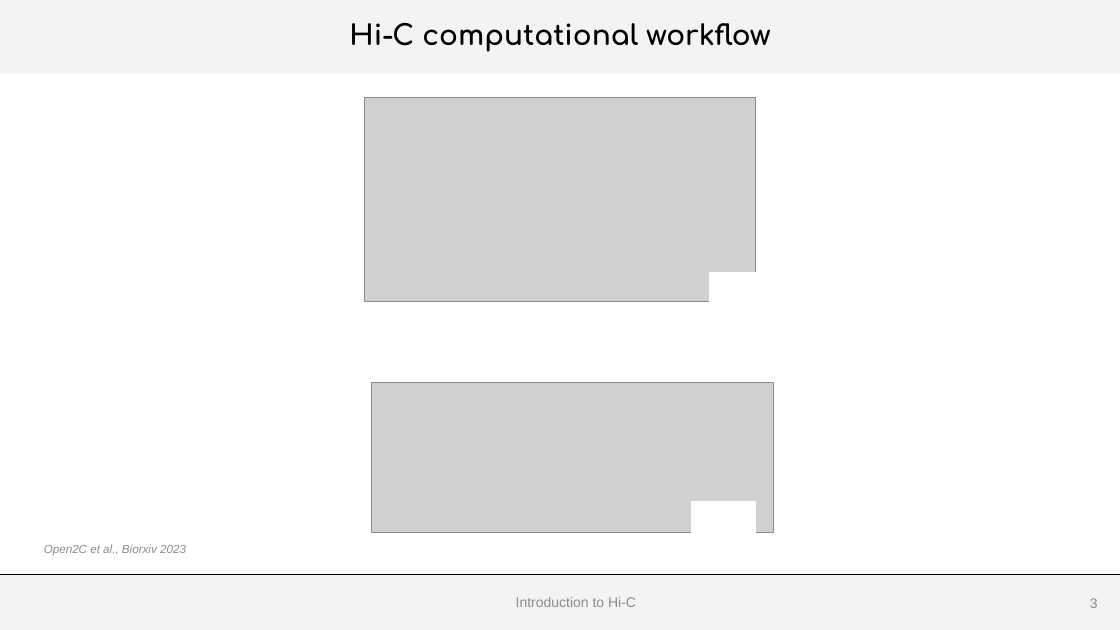
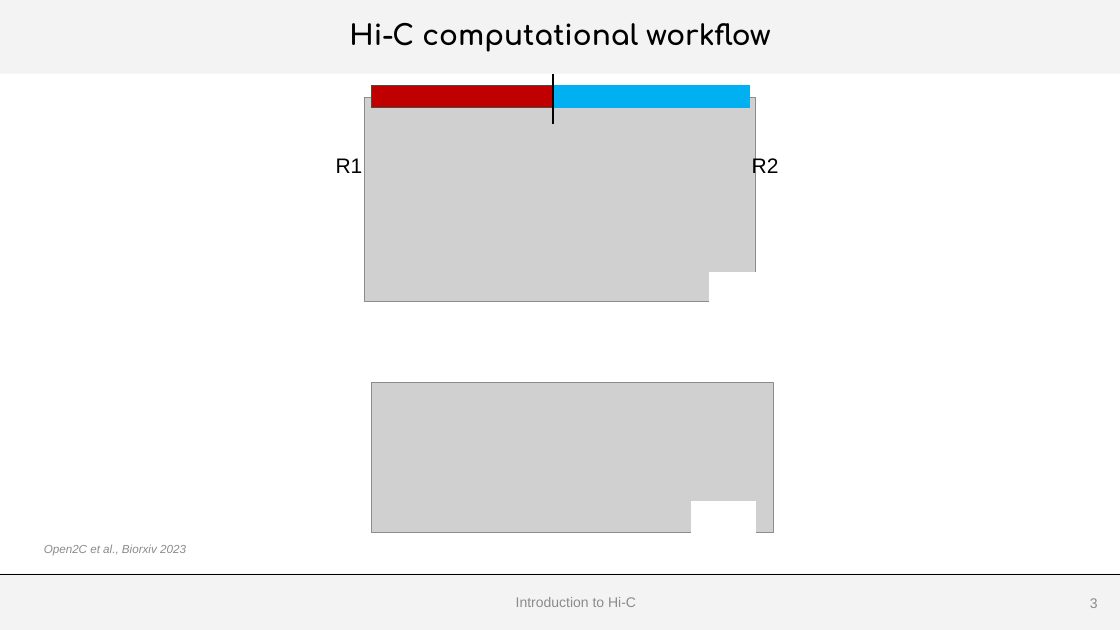
Before and after one commit to js2264/NGS-Physalia, a slide deck: slide 3 of inst/docs/Lecture7.pptx. Drawn at 1120x630 pixels with LibreOffice and Linux fonts; fonts in the diff are those of the drawing; grey boxes stand for pictures; background and template pictures are left out. Boxes give left, top, right and bottom in pixels: in the first picture for what was removed or moved away, otherwise in the second. Text is boxed around its words. In the diff, an @@ line names an element or a change of style, - is before the commit and + after.

```diff
--- a/inst/docs/Lecture7.pptx
+++ b/inst/docs/Lecture7.pptx
@@ rectangle added at (371, 86, 552, 108), fill #C00000, outline #484F40 1 pt @@
@@ line added from (553, 74) to (553, 124), #000000 2 pt @@
@@ rectangle added at (555, 86, 749, 108), fill #00B0F0, outline #00B0F0 1 pt @@
@@ text added at (336, 158, 363, 173), 18 pt, text #000000 @@
+R1
@@ text added at (752, 157, 779, 178), 18 pt, text #000000 @@
+R2
```
Also in this commit, not shown: 2 other slides changed, 1 slide added, 25 other files.
